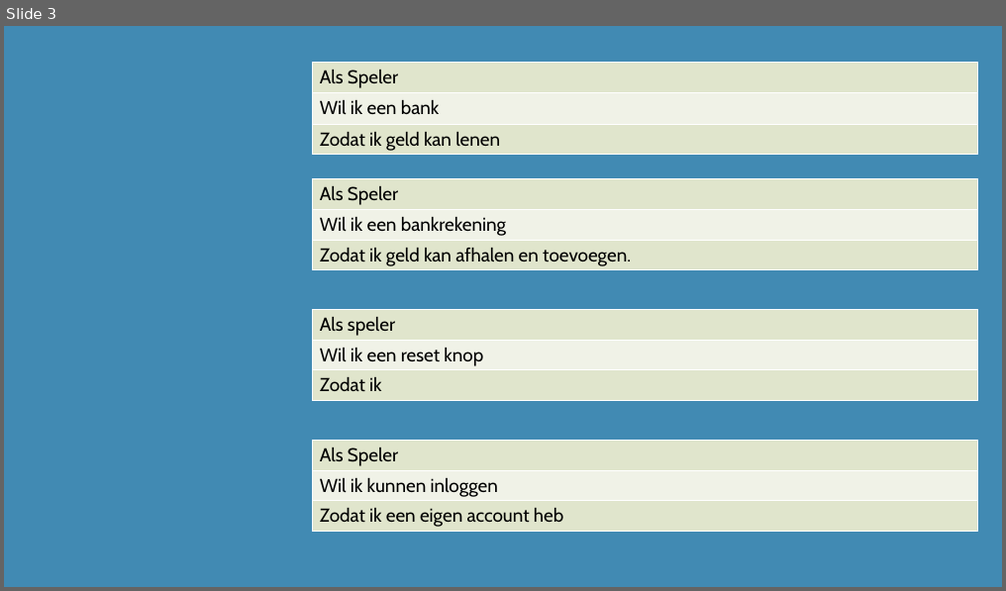
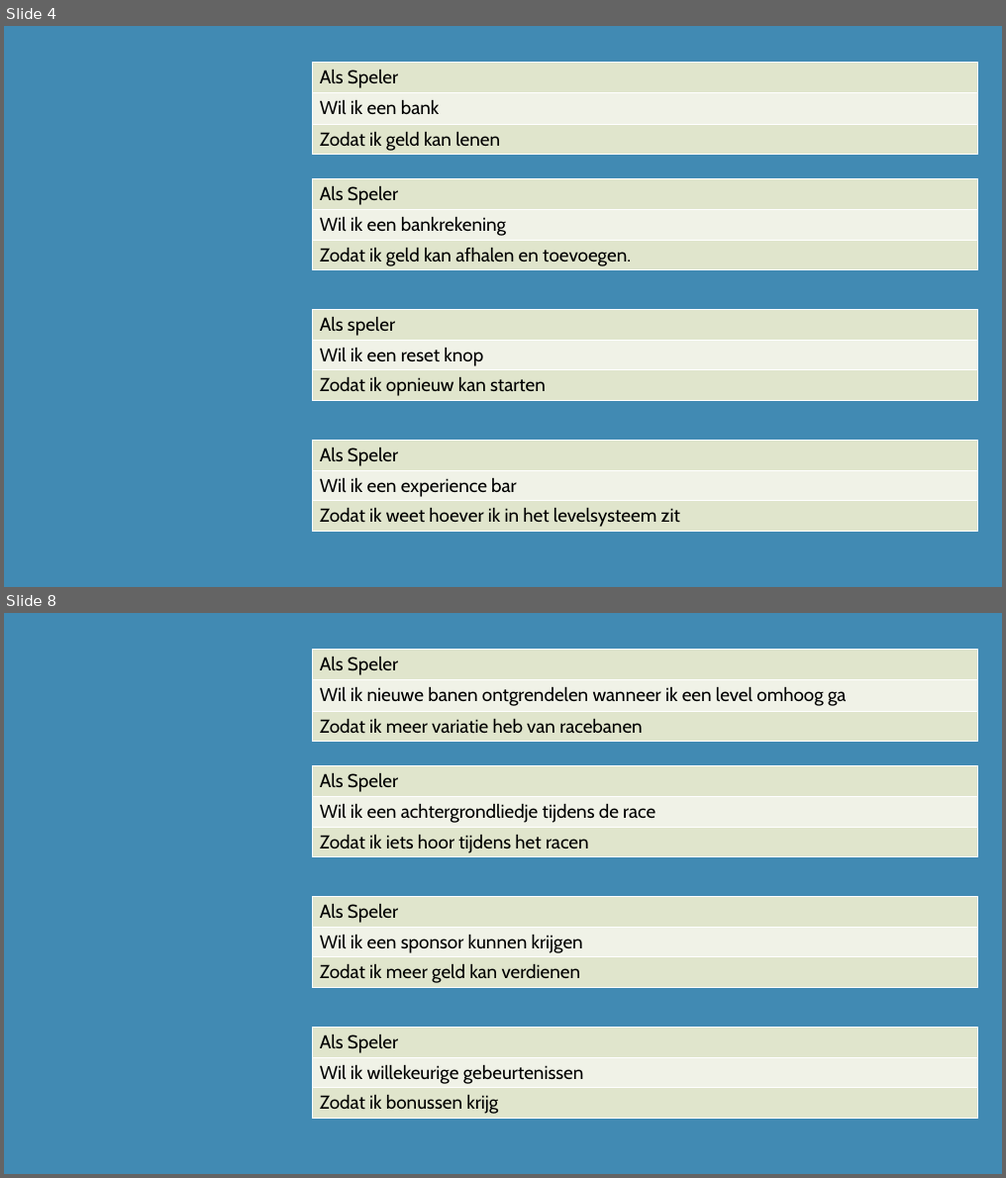
Before and after one commit to DiangeloHaaze/paardenrace, a slide deck: UserStories.pptx. Shown one above the other, each under a label of ours: slide 3 before the commit, slides 4 and 8 after it; the slides between them are not shown. The pictures are 1006x591 and 1006x1178 pixels, drawn with LibreOffice and Linux fonts; fonts in the diff are those of the drawing. Boxes give left, top, right and bottom in pixels: in the first picture for what was removed or moved away, otherwise in the second. Text is boxed around its words. In the diff, an @@ line names an element or a change of style, - is before the commit and + after.

```diff
--- a/UserStories.pptx
+++ b/UserStories.pptx
@@ slide 8 added at (x1=4, y1=613, x2=1002, y2=1174), background #418AB3 @@
@@ table added at (x1=313, y1=650, x2=978, y2=742), 3 rows, 1 columns @@
+Als Speler
+Wil ik nieuwe banen ontgrendelen wanneer ik een level omhoog ga
+Zodat ik meer variatie heb van racebanen
@@ table added at (x1=313, y1=766, x2=978, y2=858), 3 rows, 1 columns @@
+Als Speler
+Wil ik een achtergrondliedje tijdens de race
+Zodat ik iets hoor tijdens het racen
@@ table added at (x1=313, y1=897, x2=978, y2=988), 3 rows, 1 columns @@
+Als Speler
+Wil ik een sponsor kunnen krijgen
+Zodat ik meer geld kan verdienen
@@ table added at (x1=313, y1=1027, x2=978, y2=1118), 3 rows, 1 columns @@
+Als Speler
+Wil ik willekeurige gebeurtenissen
+Zodat ik bonussen krijg
@@ what was slide 3 is now slide 4 @@
@@ slide 4 changed as well @@
@@ table at (x1=313, y1=310, x2=978, y2=401) @@
-row 3, column 1: Zodat ik
+row 3, column 1: Zodat ik opnieuw kan starten
@@ table at (x1=313, y1=440, x2=978, y2=531) @@
-row 2, column 1: Wil ik kunnen inloggen
+row 2, column 1: Wil ik een experience bar
-row 3, column 1: Zodat ik een eigen account heb
+row 3, column 1: Zodat ik weet hoever ik in het levelsysteem zit
```
Also in this commit, not shown: 1 other slide changed, 27 other slides added.
